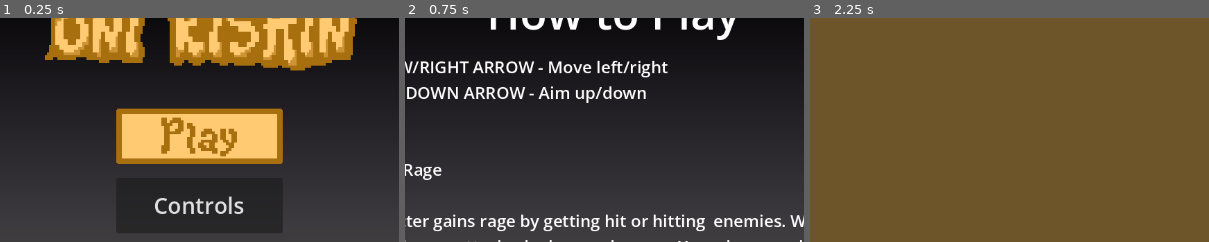
Above: before the commit, frames 1-3 (left to right).
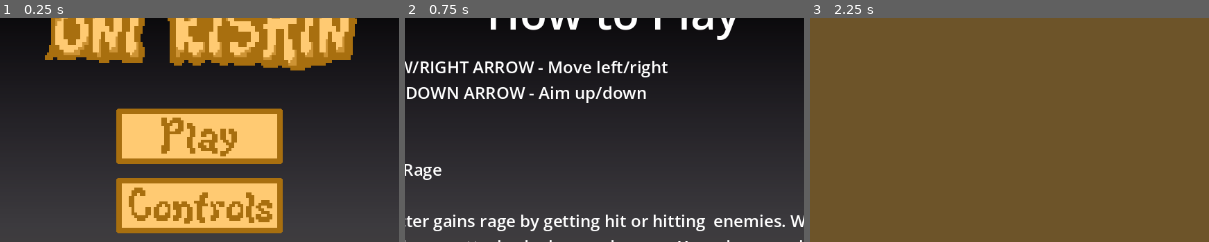
Above: after the commit, the same moments.

Repository: J-Abitria/crimson-jam-26
Game: Godot game, scene res://title_screen.tscn
Two runs of this game, one before a commit and one after it. Both use one fixed random seed, a clock stepped at 60 frames per second and the inputs below.
Inputs (mouse positions are % of the whole screen's width and height, from its top left):
- Up to frame 1 (0.25 s): no input
- Up to frame 2 (0.75 s): click (50, 52) at 0.5 s
- Up to frame 3 (2.25 s): click "Return to Menu" at 1.25 s; click (50, 37) at 2 s
The pictures show only the part of the screen within x 25-75%, y 11-61%; the shares and areas given below are measured in that part.

The runs differ from the first frame. In frame 1, 10% of the frame differs, in the area x 29-71%, y 71-97%; in frame 2, nothing differs; in frame 3, nothing differs.

Commit message:
Added controls button art.

Diff:
--- a/unleash-beast/Assets/Scriptscontrols_button.gd
+++ b/unleash-beast/Assets/Scriptscontrols_button.gd
@@ -1,4 +1,4 @@
-extends Button
+extends TextureButton
 
 
 # Called when the node enters the scene tree for the first time.
--- a/unleash-beast/title_screen.tscn
+++ b/unleash-beast/title_screen.tscn
@@ -9,6 +9,8 @@
 [ext_resource type="Script" uid="uid://dj1rt2m37tt0b" path="res://Assets/Scriptscontrols_button.gd" id="7_jqemp"]
 [ext_resource type="Script" uid="uid://ceq1nq15coxfu" path="res://Assets/Scripts/settings_button.gd" id="8_013yr"]
 [ext_resource type="Script" uid="uid://dlcy7r8bu3nyb" path="res://Assets/Scripts/credits_button.gd" id="9_8vmu4"]
+[ext_resource type="Texture2D" uid="uid://d0a3jwstrkdu5" path="res://Assets/Sprites/Controls-Button.png" id="9_xfn3p"]
+[ext_resource type="Texture2D" uid="uid://cu1mf3q24ocyo" path="res://Assets/Sprites/Controls-Button-Hover.png" id="10_rhgbh"]
 
 [sub_resource type="Gradient" id="Gradient_tpml5"]
 offsets = PackedFloat32Array(0, 0.57228917, 1)
@@ -82,20 +84,6 @@
 texture_hover = ExtResource("5_8vmu4")
 script = ExtResource("6_tpml5")
 
-[node name="Button" type="Button" parent="." unique_id=429736249]
-layout_mode = 1
-anchors_preset = 5
-anchor_left = 0.5
-anchor_right = 0.5
-offset_left = -120.0
-offset_top = 300.0
-offset_right = 120.0
-offset_bottom = 380.0
-grow_horizontal = 2
-theme_override_font_sizes/font_size = 32
-text = "Controls"
-script = ExtResource("7_jqemp")
-
 [node name="Button2" type="Button" parent="." unique_id=554075506]
 layout_mode = 1
 anchors_preset = 5
@@ -123,3 +111,18 @@
 theme_override_font_sizes/font_size = 32
 text = "Credits"
 script = ExtResource("9_8vmu4")
+
+[node name="ControlsButton" type="TextureButton" parent="." unique_id=223382556]
+layout_mode = 1
+anchors_preset = 5
+anchor_left = 0.5
+anchor_right = 0.5
+offset_left = -120.0
+offset_top = 300.0
+offset_right = 120.0
+offset_bottom = 380.0
+grow_horizontal = 2
+texture_normal = ExtResource("9_xfn3p")
+texture_pressed = ExtResource("4_013yr")
+texture_hover = ExtResource("10_rhgbh")
+script = ExtResource("7_jqemp")
Binary file added: unleash-beast/Assets/Sprites/Controls-Button-Hover.png
Not shown, added: unleash-beast/Assets/Sprites/Controls-Button-Hover.png.import
Binary file added: unleash-beast/Assets/Sprites/Controls-Button.png
Not shown, added: unleash-beast/Assets/Sprites/Controls-Button.png.import
